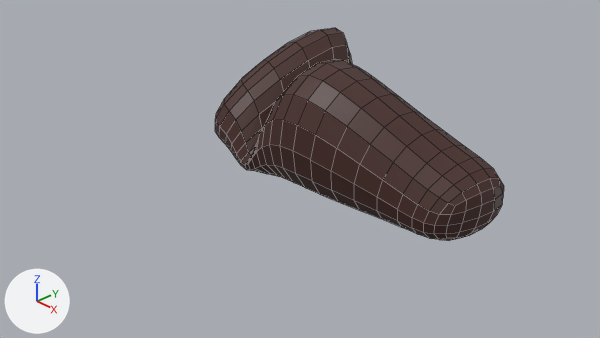
The Blender file static/zombiegame4/gltf/blends/iron1.blend, before and after one commit.
Rendered twice from the file's camera 'Camera'. Every picture has the same lights, and +X, +Y and +Z are marked at lower left. Mesh edges are drawn as thin lines.

The first picture shows 'emitter'.
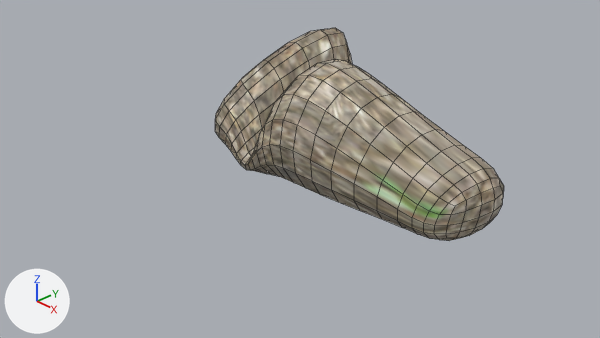
What differs and where, as boxes [x1, y1, x2, y2] in the pictures (600 x 338 px):
'emitter', surface changed
    both: [215, 28, 504, 241]

The edits, one by one:
Picture 'grass.png.001' (img_grass_png_001) is new.
In material 'Material' (mat_material), base_color is no longer (0.0622, 0.022, 0.0175), brown #472924.
In material 'Material' (mat_material), texture is now set to img_grass_png_001.
me_cube has 28 vertices, 26 faces and spans x -1.0..3.26, y -1.0..1.97, z -1.0..1.08.
me_cube is used by ob_emitter; location (0.0, 0.0, 1.0); rotation (0.0, 0.176, 0.0), in degrees (0, 10, 0).
me_cube part 1: texture (UV) coordinates of 26 of 26 faces, centred in x -1.0..3.0, y -1.0..1.38, z -1.0..0.89, changed; they spanned u 0.12..0.88, v 0.0..1.0 and now span u 0.78..0.96, v 0.0..0.25.
